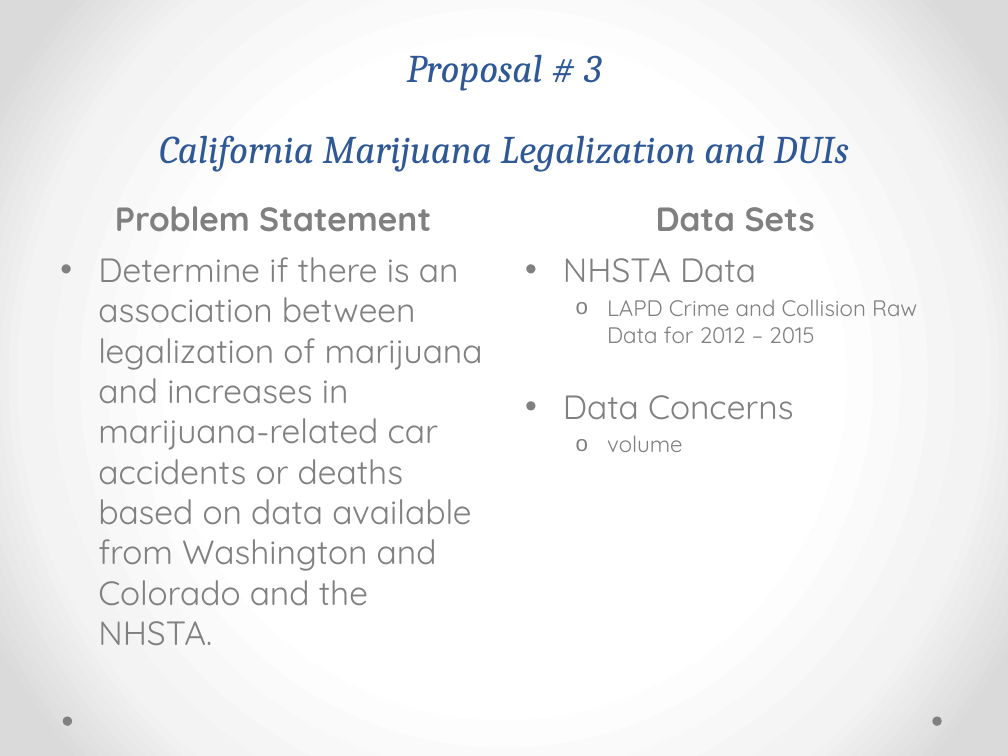
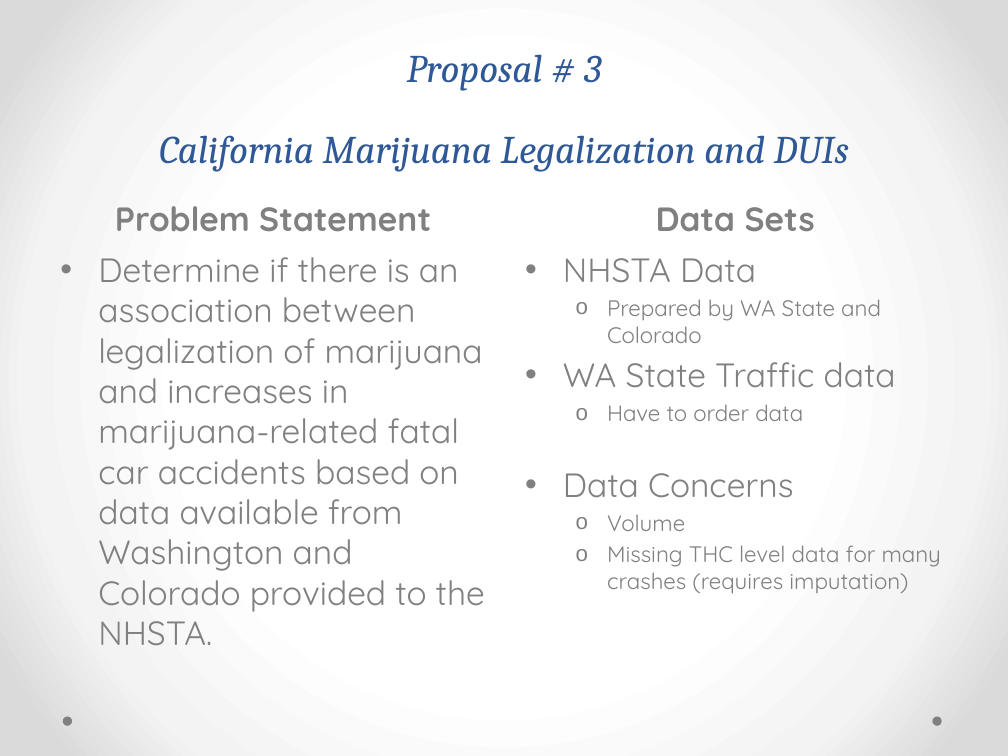
Before and after one commit to kfstieler/ds-sf-29, a slide deck: slide 8 of projects/final-projects/01-lightning-talk/Lightning_Talk_Stieler.pptx. Drawn at 1008x756 pixels with LibreOffice and Linux fonts; fonts in the diff are those of the drawing. Boxes give left, top, right and bottom in pixels: in the first picture for what was removed or moved away, otherwise in the second. Text is boxed around its words. In the diff, an @@ line names an element or a change of style, - is before the commit and + after.

Commit message:
Data Sets Updated

```diff
--- a/projects/final-projects/01-lightning-talk/Lightning_Talk_Stieler.pptx
+++ b/projects/final-projects/01-lightning-talk/Lightning_Talk_Stieler.pptx
@@ text at (98, 257, 485, 645): text changed @@
-• Determine if there is an association between legalization of marijuana and increases in marijuana-related car accidents or deaths based on data available from Washington and Colorado and the NHSTA.
+• Determine if there is an association between legalization of marijuana and increases in marijuana-related fatal car accidents based on data available from Washington and Colorado provided to the NHSTA.
@@ text at (563, 299, 896, 421): text changed @@
-  o LAPD Crime and Collision Raw Data for 2012 – 2015
+  o Prepared by WA State and Colorado
+• WA State Traffic data
+  o Have to order data
@@ text at (607, 515, 941, 594): text changed @@
-  o volume
+  o Volume
+  o Missing THC level data for many crashes (requires imputation)
```
Also in this commit, not shown: 6 other slides changed.
